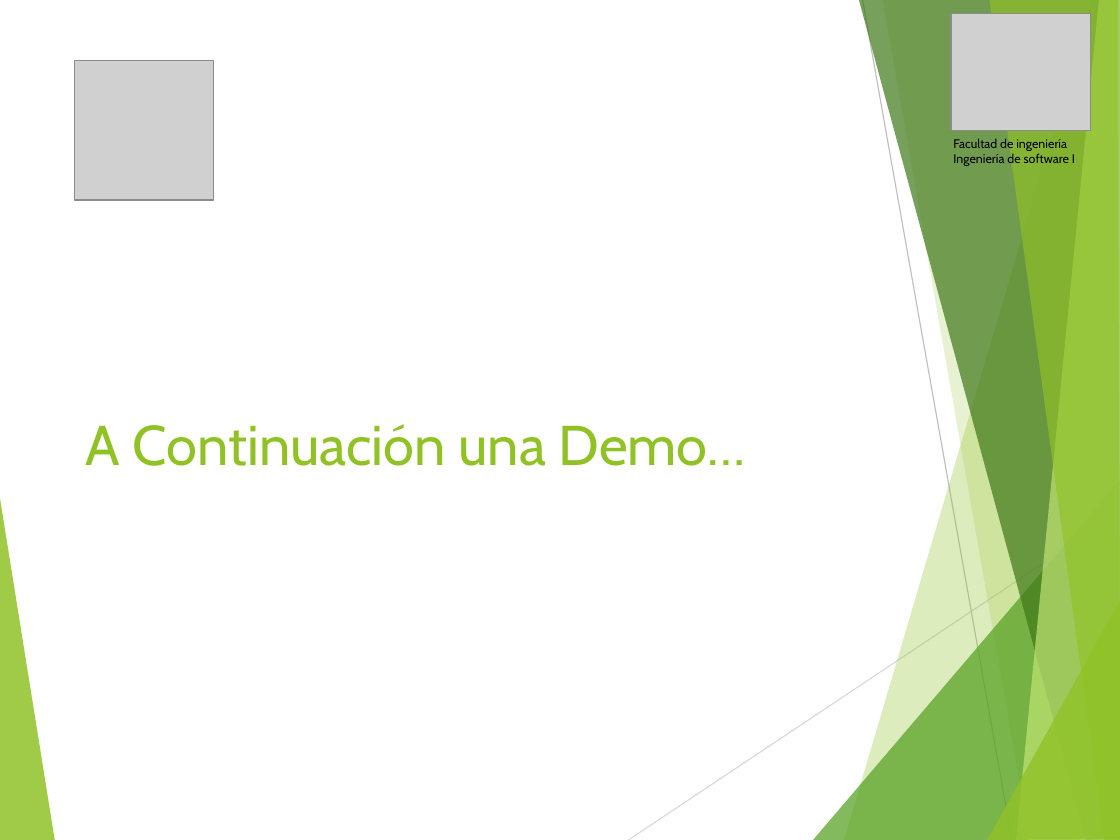
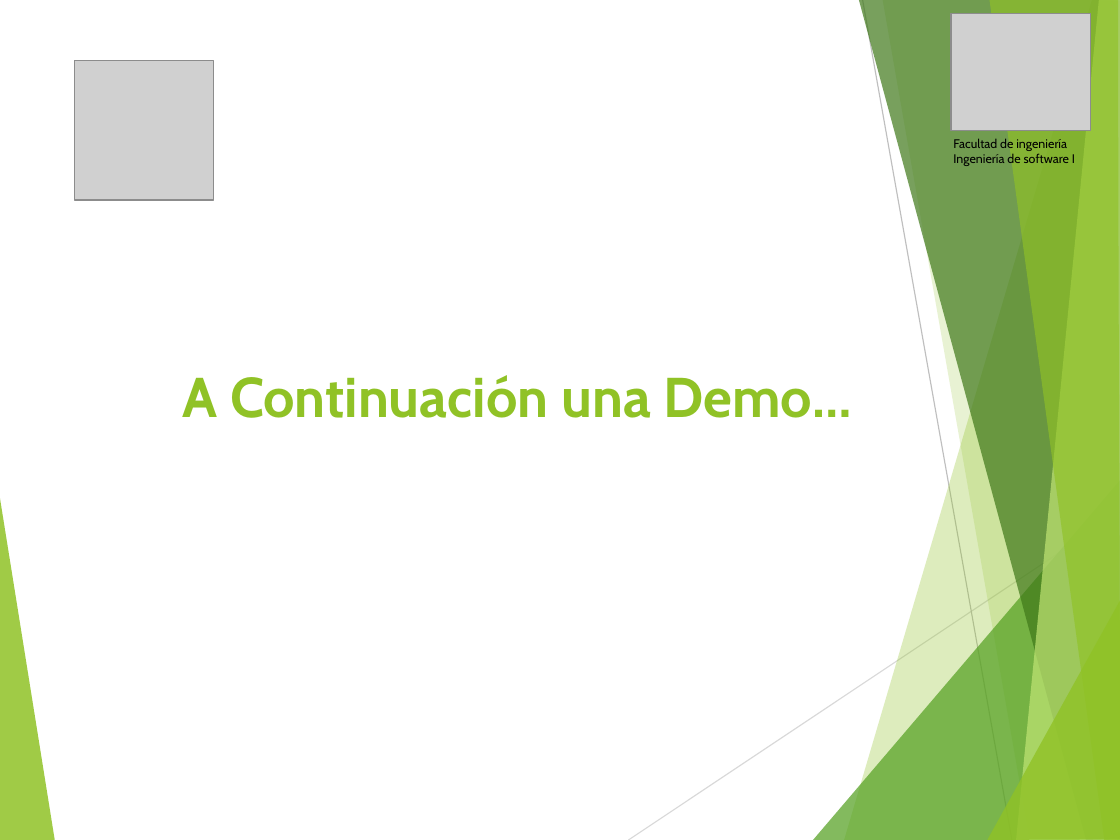
Before and after one commit to vixo23/ING-DE-SOFTWARE, a slide deck: slide 10 of INCREMENTO2/PPTS/PPt Segundo incremento scrum++.pptx. Drawn at 1120x840 pixels with LibreOffice and Linux fonts; fonts in the diff are those of the drawing; grey boxes stand for pictures. Boxes give left, top, right and bottom in pixels: in the first picture for what was removed or moved away, otherwise in the second. Text is boxed around its words. In the diff, an @@ line names an element or a change of style, - is before the commit and + after.

```diff
--- a/INCREMENTO2/PPTS/PPt Segundo incremento scrum++.pptx
+++ b/INCREMENTO2/PPTS/PPt Segundo incremento scrum++.pptx
@@ title "A Continuación una Demo…": place and size @@
-title "A Continuación una Demo…" at bbox=[86, 424, 746, 466]
+title "A Continuación una Demo…" at bbox=[182, 375, 852, 418]
@@ title "A Continuación una Demo…" at bbox=[182, 375, 852, 418]: bold on @@
```
Also in this commit, not shown: 9 other slides changed, 1 slide added, 1 slide removed, 2 other files.
